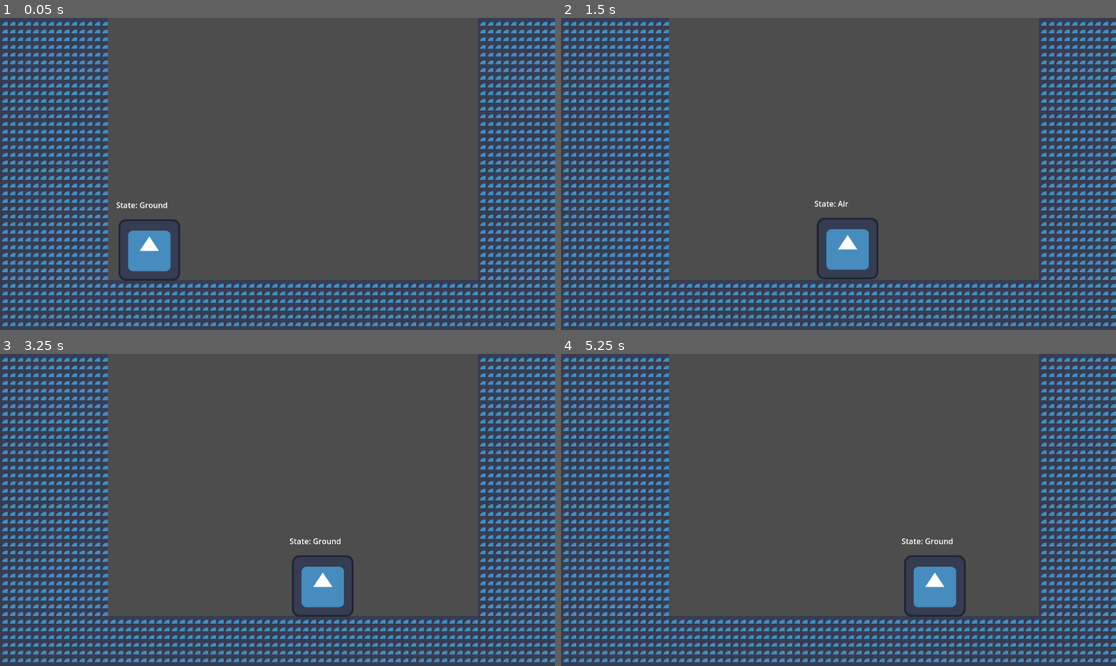
Above: before the commit, frames 1-4 (two rows, left to right).
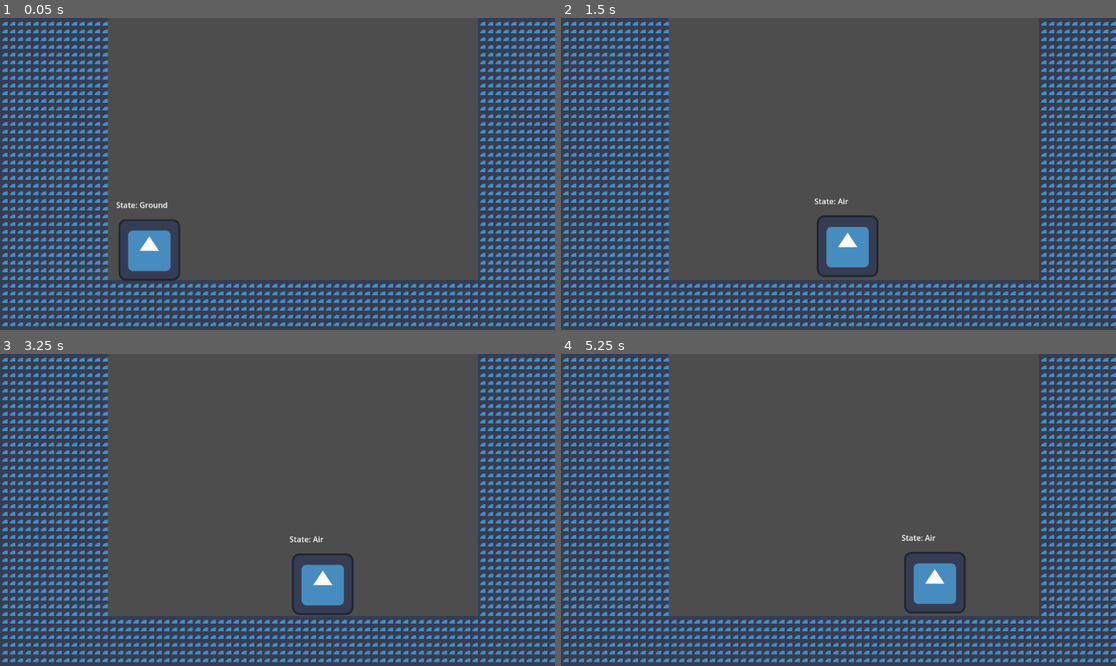
Above: after the commit, the same moments.

Repository: NicolasHelou/tech-demo
Game: Godot game, scene res://Scenes/demo.tscn
Same seed, same stepped clock (60 frames per second), same inputs: the game is played once before the commit and once after it. The engine's default icon, where the game draws it, is replaced by a stand-in: a white triangle on a blue panel in a dark square.
Inputs:
- Up to frame 1 (0.05 s): no input
- Up to frame 2 (1.5 s): tap Enter at 0.5 s; hold Space (jump) 0.53-1.28 s; hold D (right) from 0.53 s (still down); tap Space (jump) at 1.35 s
- Up to frame 3 (3.25 s): tap Space (jump) at 1.52, 1.82, 2.85, 3.02 s; release D (right) at 2.03 s; hold A (left) 2.03-2.78 s; hold Space (jump) 2.03-2.78 s; hold D (right) from 2.78 s (still down)
- Up to frame 4 (5.25 s): tap Space (jump) at 3.32, 4.35, 4.52, 4.82 s; hold Space (jump) 3.53-4.28 s; release D (right) at 4.28 s; hold A (left) 4.28-5.03 s; hold D (right) from 5.03 s (still down); hold Space (jump) from 5.03 s (still down)

The runs differ from the first frame. In frame 1, less than 0.1% of the frame differs, in the area x 21-31%, y 59-74%; in frame 2, 0.6%; in frame 3, 0.5%; in frame 4, 0.7%, in the area x 61-73%, y 57-85%.

Commit message:
git is being stupid

Diff:
--- a/Scenes/player.tscn
+++ b/Scenes/player.tscn
@@ -171,6 +171,7 @@
 
 [node name="player" type="CharacterBody2D"]
 script = ExtResource("1_cvnsp")
+jump_velocity = -450.0
 
 [node name="Sprite2D" type="Sprite2D" parent="."]
 position = Vector2(411, 319)
--- /dev/null
+++ b/Scenes/player_gravity_work.tscn
@@ -0,0 +1,3 @@
+[gd_scene format=3 uid="uid://k0ewqdxesdal"]
+
+[node name="PlayerGravityWork" type="CharacterBody2D"]
--- a/Scripts/groundstate.gd
+++ b/Scripts/groundstate.gd
@@ -10,5 +10,6 @@
 		jump()
 
 func jump():
-	character.velocity.y = jump_velocity
+	character.velocity.y = -600.0
 	next_state = air_state
+	print(character.velocity.y)
--- a/Scripts/player.gd
+++ b/Scripts/player.gd
@@ -4,7 +4,6 @@
 
 @export var speed = 300.0
 @export var jump_velocity = -150.0
-@export var gravity : float = 980.0
 
 @onready var animation_tree : AnimationTree = $AnimationTree
 @onready var sprite : Sprite2D = $Sprite2D
@@ -16,7 +15,7 @@
 func _physics_process(delta: float) -> void:
 	# Add the gravity.
 	if not is_on_floor():
-		velocity.y = gravity * delta
+		velocity = get_gravity() * delta
 
 	# Handle jump.
 	if Input.is_action_just_pressed("jump") and is_on_floor():
@@ -32,6 +31,7 @@
 	move_and_slide()
 	update_animation()
 	update_facing_direction()
+	print(velocity.y)
 
 func update_animation():
 	animation_tree.set("parameters/Move/blend_position", direction.x)
--- a/project.godot
+++ b/project.godot
@@ -42,7 +42,3 @@
 "events": [Object(InputEventKey,"resource_local_to_scene":false,"resource_name":"","device":-1,"window_id":0,"alt_press …(191 unchanged characters)…
 ]
 }
-
-[physics]
-
-2d/default_gravity=490.0
